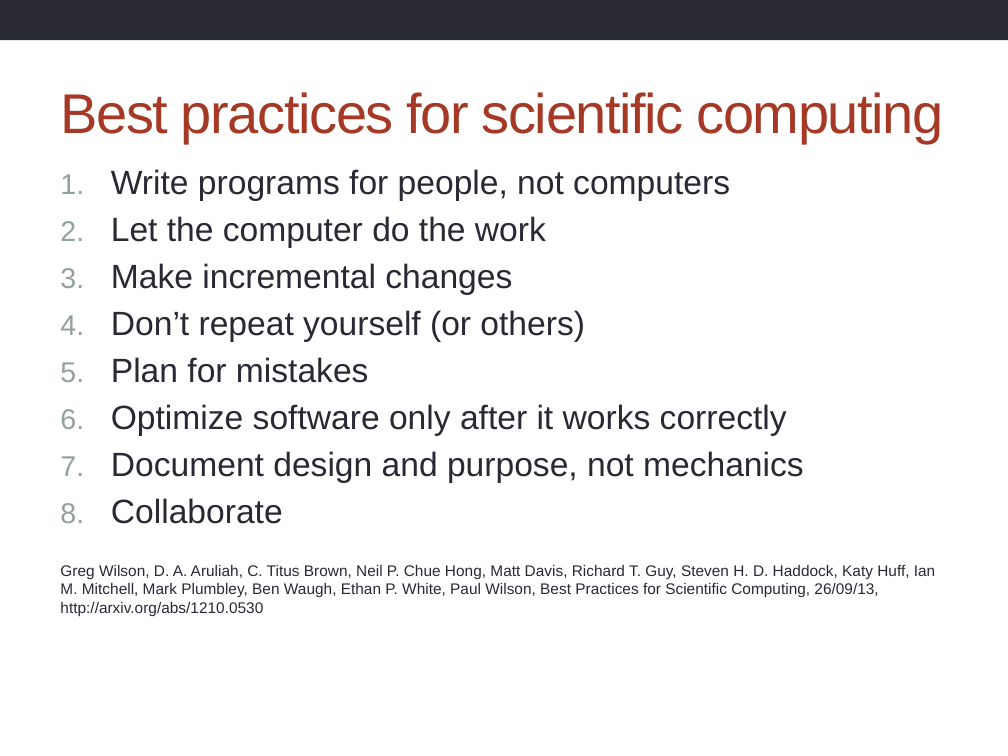
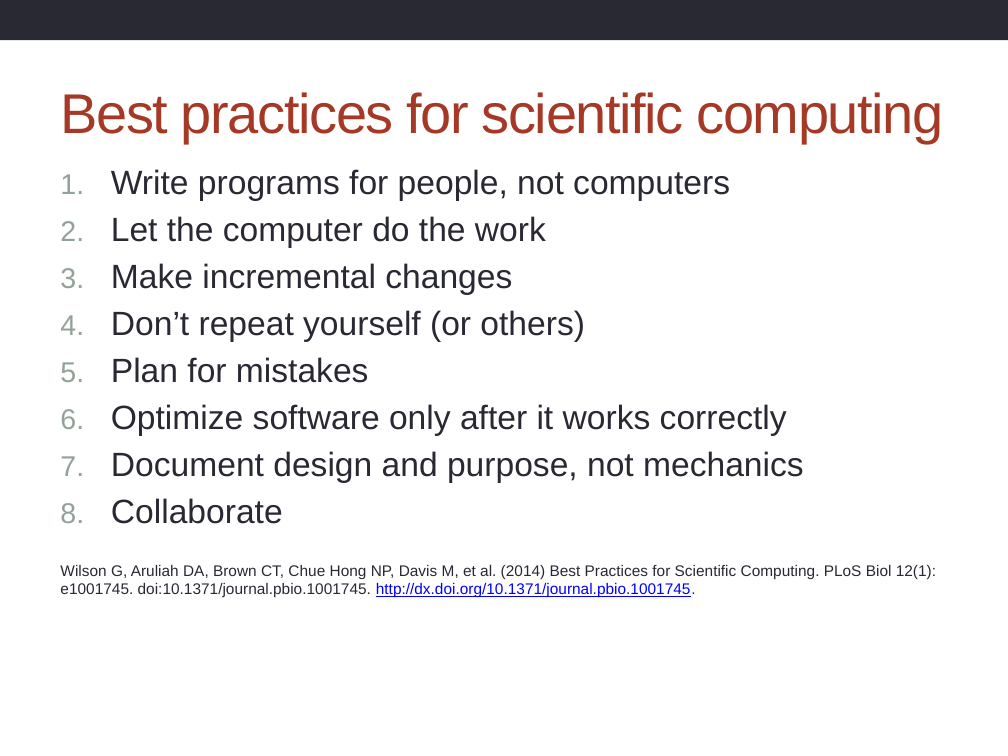
Before and after one commit to hpcarcher/2014-09-16-imperial, a slide deck: slide 1 of archer/PullTogether.pptx. Drawn at 1008x756 pixels with LibreOffice and Linux fonts; fonts in the diff are those of the drawing; background and template pictures are left out. Boxes give left, top, right and bottom in pixels: in the first picture for what was removed or moved away, otherwise in the second. Text is boxed around its words. In the diff, an @@ line names an element or a change of style, - is before the commit and + after.

```diff
--- a/archer/PullTogether.pptx
+++ b/archer/PullTogether.pptx
@@ text at <box>60,565,936,598</box>: text changed @@
-Greg Wilson, D. A. Aruliah, C. Titus Brown, Neil P. Chue Hong, Matt Davis, Richard T. Guy, Steven H. D. Haddock, Katy Huff, Ian M. Mitchell, Mark Plumbley, Ben Waugh, Ethan P. White, Paul Wilson, Best Practices for Scientific Computing, 26/09/13, http://arxiv.org/abs/1210.0530
+Wilson G, Aruliah DA, Brown CT, Chue Hong NP, Davis M, et al. (2014) Best Practices for Scientific Computing. PLoS Biol 12(1): e1001745. doi:10.1371/journal.pbio.1001745. http://dx.doi.org/10.1371/journal.pbio.1001745.
```
Also in this commit, not shown: 1 other slide changed, 1 slide added.
